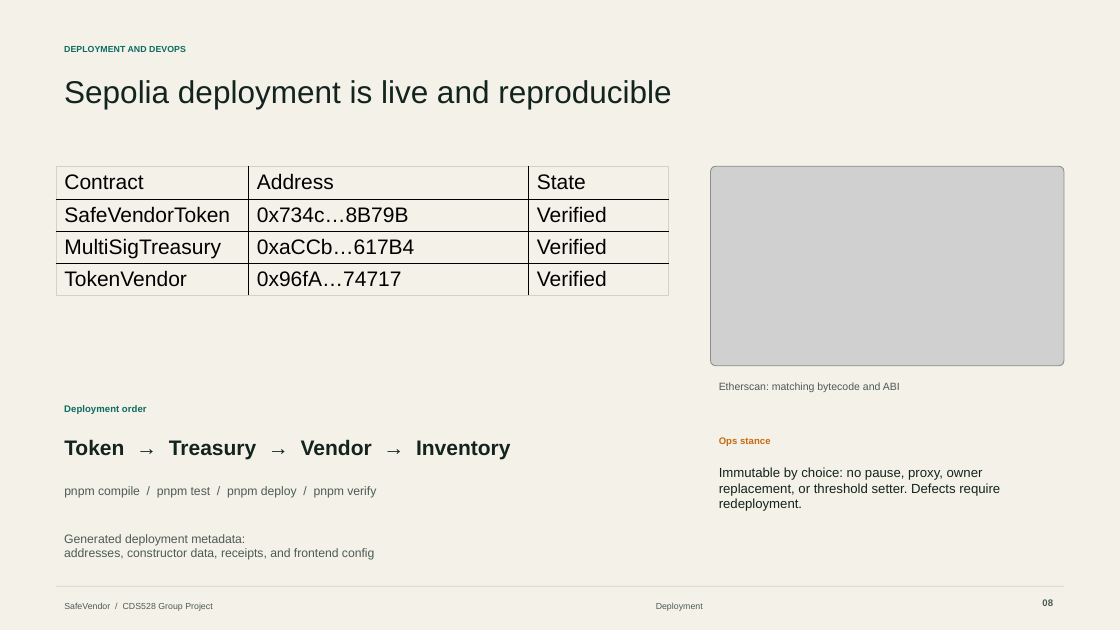
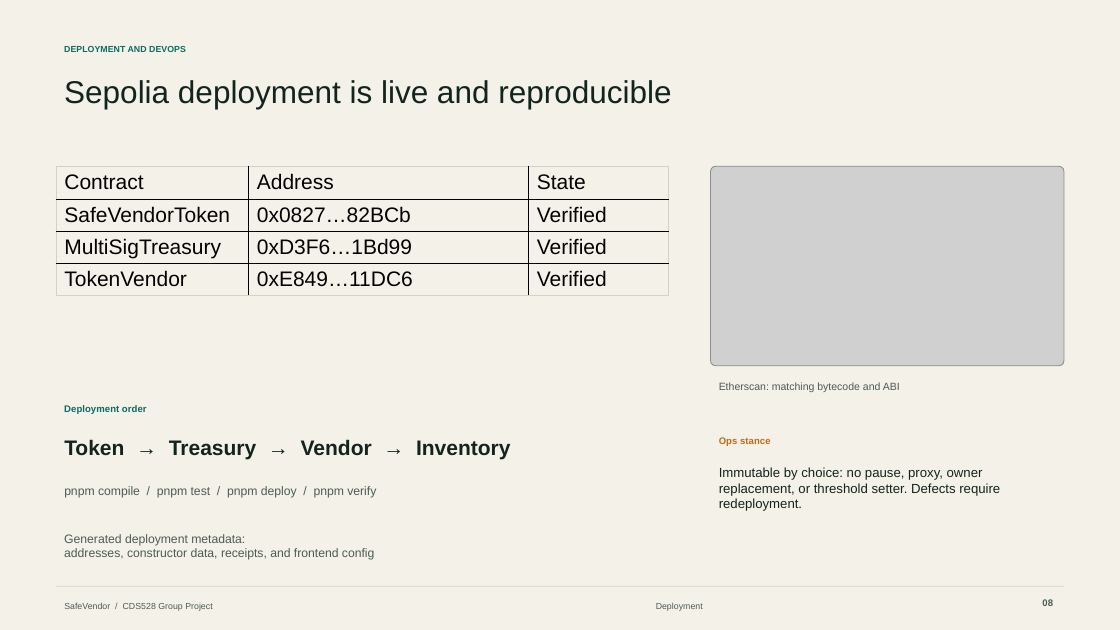
Before and after one commit to aurora371624-star/safevendor, a slide deck: slide 8 of slides/SafeVendor_Presentation.pptx. Drawn at 1120x630 pixels with LibreOffice and Linux fonts; fonts in the diff are those of the drawing; grey boxes stand for pictures. Boxes give left, top, right and bottom in pixels: in the first picture for what was removed or moved away, otherwise in the second. Text is boxed around its words. In the diff, an @@ line names an element or a change of style, - is before the commit and + after.

```diff
--- a/slides/SafeVendor_Presentation.pptx
+++ b/slides/SafeVendor_Presentation.pptx
@@ table at (56, 166, 669, 359) @@
-row 2, column 2: 0x734c…8B79B
+row 2, column 2: 0x0827…82BCb
-row 3, column 2: 0xaCCb…617B4
+row 3, column 2: 0xD3F6…1Bd99
-row 4, column 2: 0x96fA…74717
+row 4, column 2: 0xE849…11DC6
```
Also in this commit, not shown: 9 other files.
